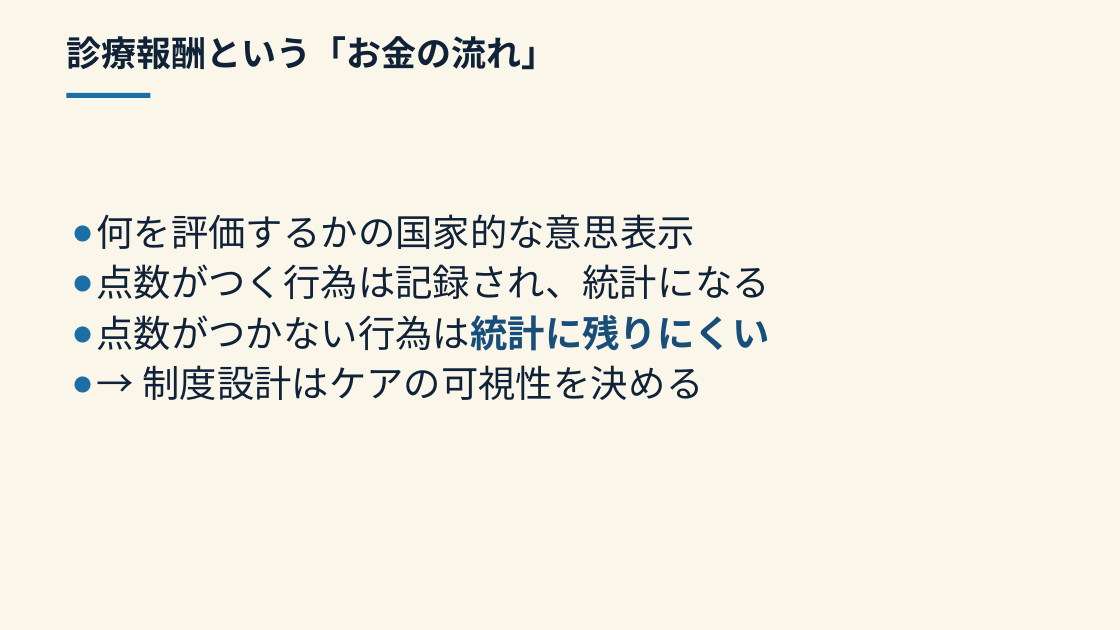
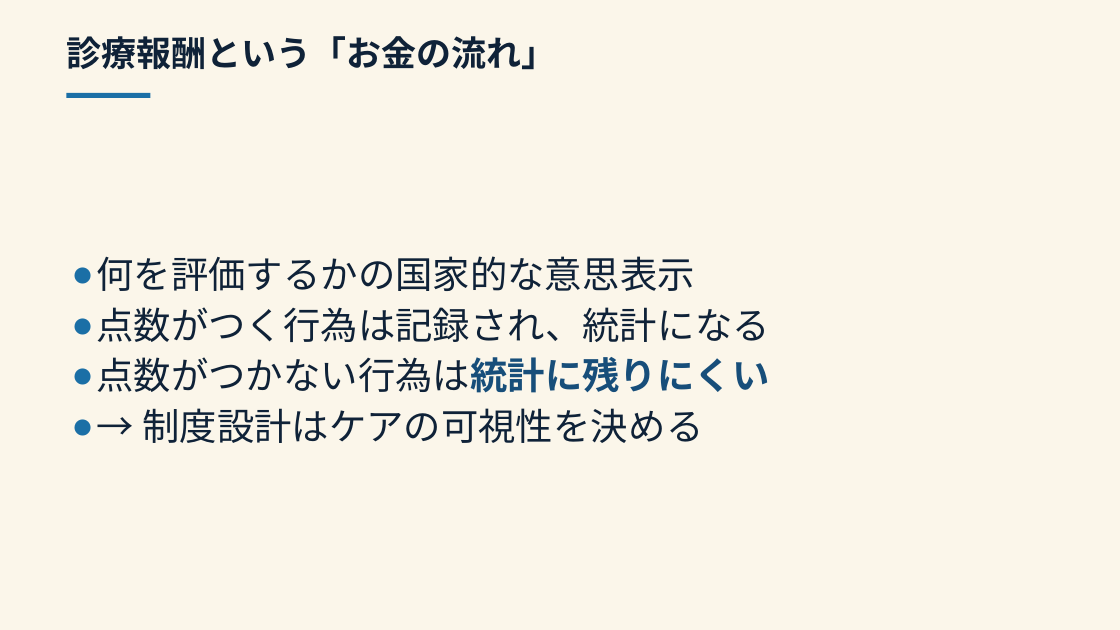
Before and after one commit to Tama831/ai-agent-team-materials, a slide deck: slide 5 of output/education/2026-08-18_sdh-fee-schedule-japan/sdh-fee-schedule-japan_slides_residents.pptx. Drawn at 1120x630 pixels with LibreOffice and Linux fonts; fonts in the diff are those of the drawing. Boxes give left, top, right and bottom in pixels: in the first picture for what was removed or moved away, otherwise in the second. Text is boxed around its words. In the diff, an @@ line names an element or a change of style, - is before the commit and + after.

```diff
--- a/output/education/2026-08-18_sdh-fee-schedule-japan/sdh-fee-schedule-japan_slides_residents.pptx
+++ b/output/education/2026-08-18_sdh-fee-schedule-japan/sdh-fee-schedule-japan_slides_residents.pptx
@@ text "何を評価するかの国家的な意思 表 示": place and size @@
-text "何を評価するかの国家的な意思 表 示" at bbox=[97, 214, 770, 400]
+text "何を評価するかの国家的な意思 表 示" at bbox=[97, 256, 770, 443]
@@ text "何を評価するかの国家的な意思 表 示" at bbox=[97, 256, 770, 443]: vertical alignment top to middle @@
```
Also in this commit, not shown: 18 other slides changed, 9 other files.
